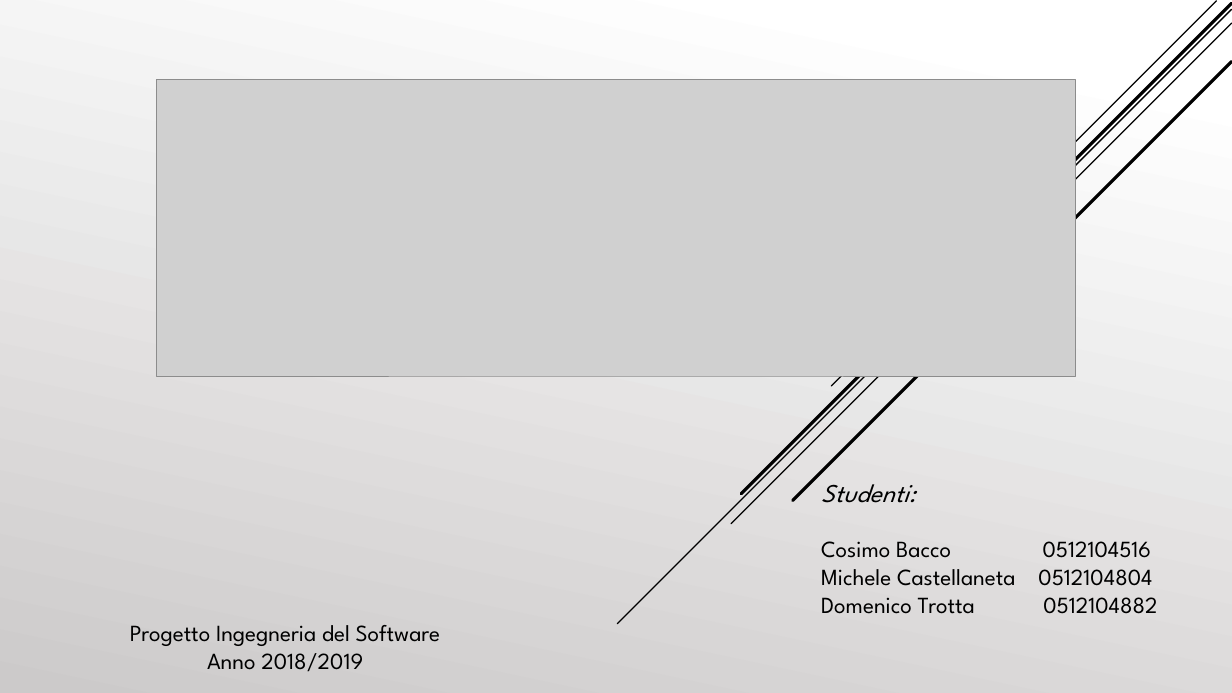
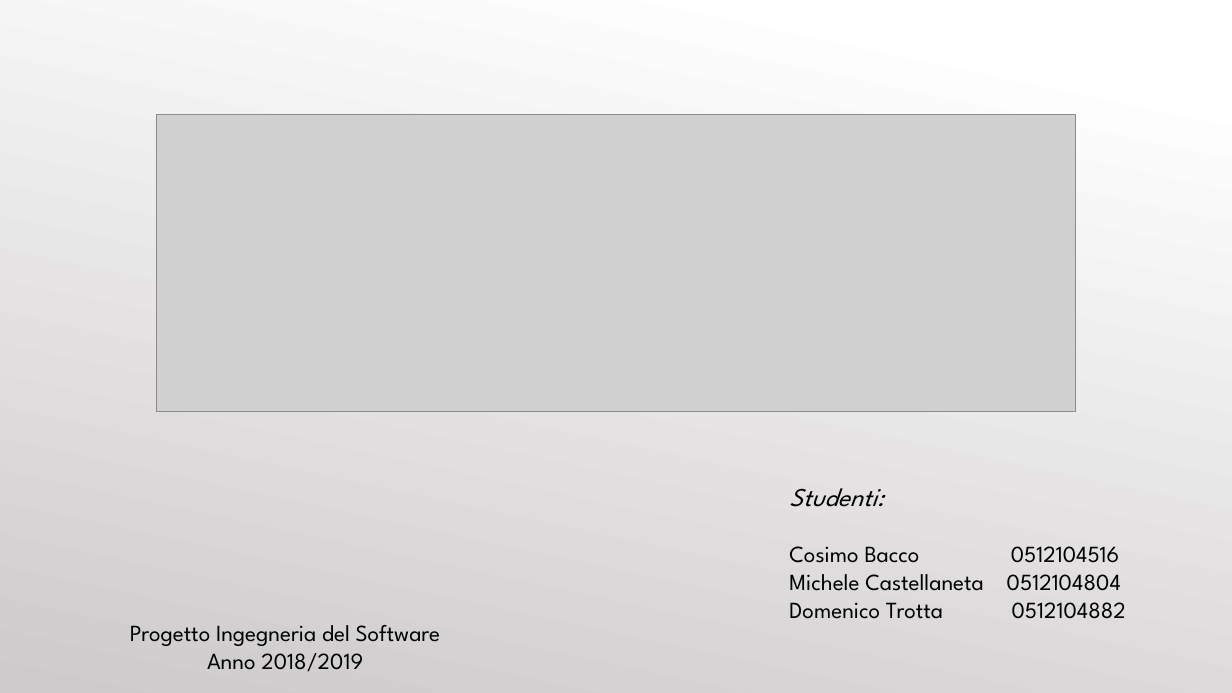
Before and after one commit to cosimob28/GamesHub, a slide deck: slide 1 of Work in progress/Presentazione/GamesHub.pptx. Drawn at 1232x693 pixels with LibreOffice and Linux fonts; fonts in the diff are those of the drawing; grey boxes stand for pictures. Boxes give left, top, right and bottom in pixels: in the first picture for what was removed or moved away, otherwise in the second. Text is boxed around its words. In the diff, an @@ line names an element or a change of style, - is before the commit and + after.

```diff
--- a/Work in progress/Presentazione/GamesHub.pptx
+++ b/Work in progress/Presentazione/GamesHub.pptx
@@ line removed from (1232, 9) to (617, 624) @@
@@ line removed from (1232, 23) to (731, 524) @@
@@ line removed from (1232, 4) to (741, 494) @@
@@ line removed from (1216, 1) to (832, 386) @@
@@ line removed from (1232, 62) to (793, 501) @@
@@ picture moved from (x1=157, y1=79, x2=1076, y2=376) to (x1=157, y1=115, x2=1076, y2=411) @@
@@ text "Studenti:" moved from (x1=821, y1=484, x2=1157, y2=614) to (x1=789, y1=488, x2=1126, y2=619) @@
```
Also in this commit, not shown: 10 other slides changed.
